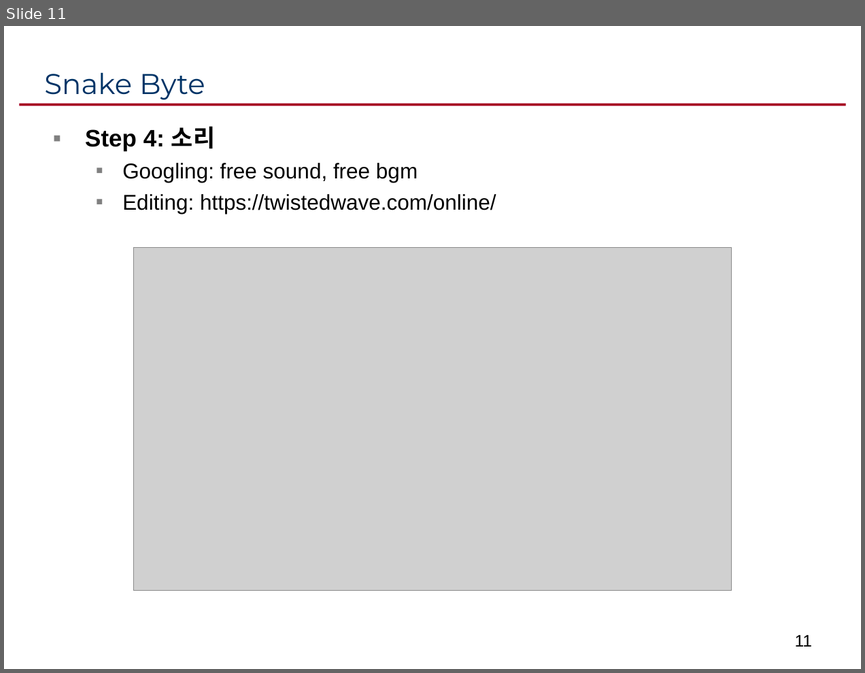
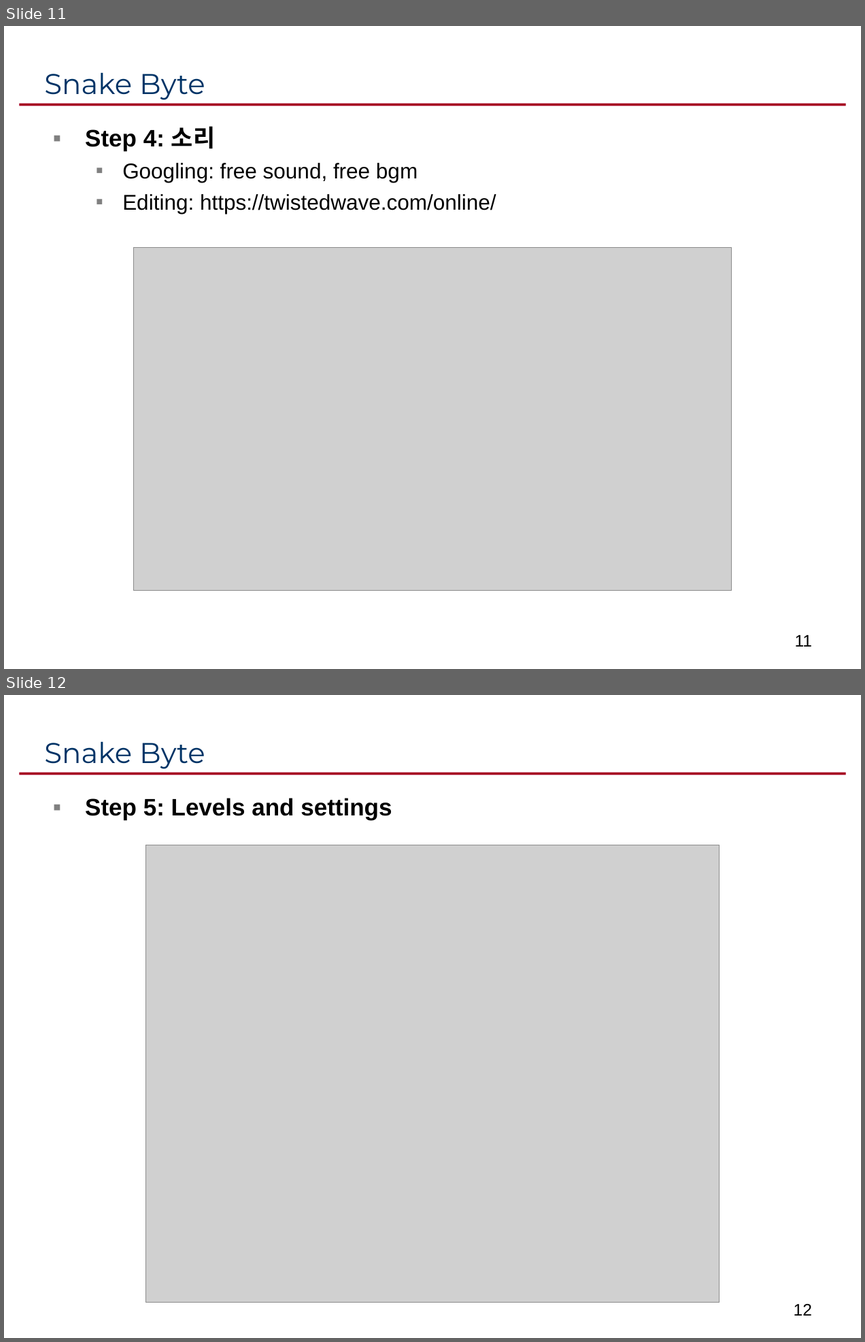
Before and after one commit to lazy5f/tutorial, a slide deck: pyqt/pyqt-ienpro.ppt. Shown one above the other, each under a label of ours: slide 11 before the commit, slides 11 and 12 after it. The pictures are 865x673 and 865x1342 pixels, drawn with LibreOffice and Linux fonts; fonts in the diff are those of the drawing; grey boxes stand for pictures. Boxes give left, top, right and bottom in pixels: in the first picture for what was removed or moved away, otherwise in the second. Text is boxed around its words. In the diff, an @@ line names an element or a change of style, - is before the commit and + after.

```diff
--- a/pyqt/pyqt-ienpro.ppt
+++ b/pyqt/pyqt-ienpro.ppt
@@ slide 12 added at [4, 695, 861, 1338], background #FFFFFF; not listed: 1 template element that a slide beside it also shows @@
@@ title added at [44, 741, 205, 769], 24 pt, text #003366 @@
+Snake Byte
@@ text added at [85, 798, 392, 820], 20 pt, text #000000, bold @@
+▪ Step 5: Levels and settings
@@ picture added at [146, 845, 719, 1302] @@
@@ page number added at [793, 1304, 812, 1315], 14 pt, text #000000 @@
+12
```
Also in this commit, not shown: 3 slides changed, 11 other files.
